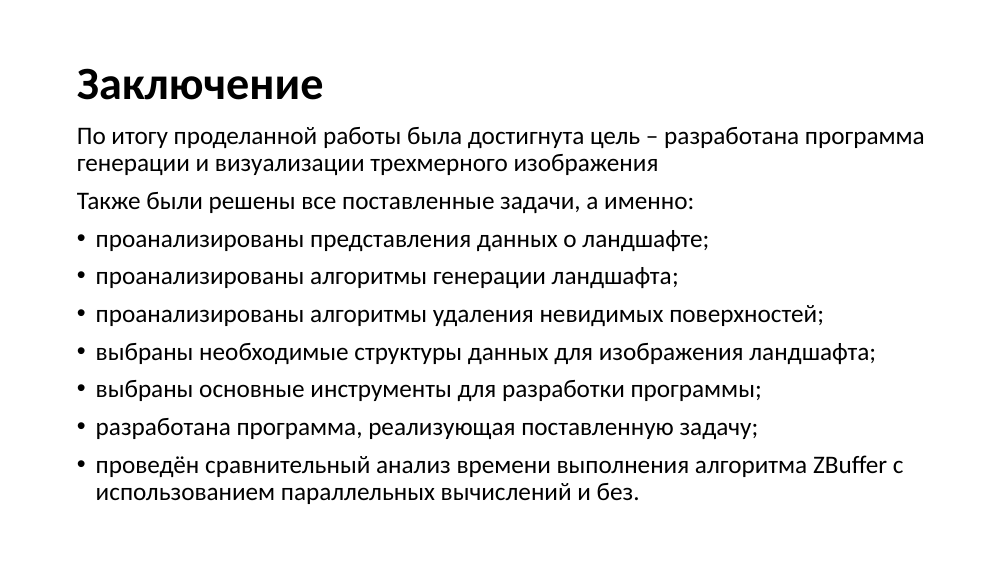
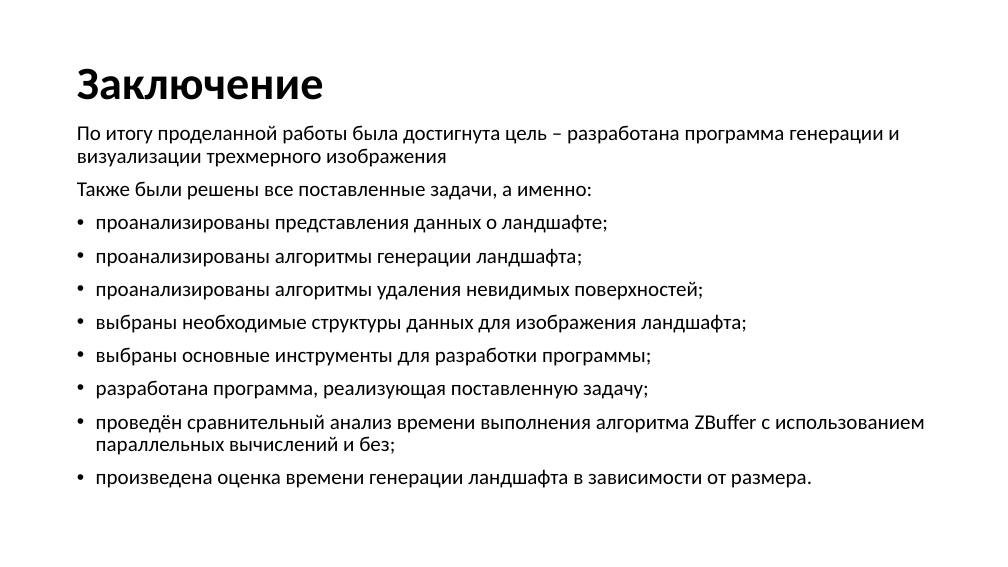
Before and after one commit to Inlucker/LandscapeTest, a slide deck: slide 11 of Presentation/Pronin LandscapeGen.pptx. Drawn at 1008x567 pixels with LibreOffice and Linux fonts; fonts in the diff are those of the drawing. Boxes give left, top, right and bottom in pixels: in the first picture for what was removed or moved away, otherwise in the second. Text is boxed around its words. In the diff, an @@ line names an element or a change of style, - is before the commit and + after.

```diff
--- a/Presentation/Pronin LandscapeGen.pptx
+++ b/Presentation/Pronin LandscapeGen.pptx
@@ text at (77,125,899,399): size 24 to 20 pt in "По итогу проделанной работы была достигнута цель ...", "Также были решены все поставленные задачи, а ...", "проанализированы представления данных о ландшафте;", "проанализированы алгоритмы генерации ландшафта;" and 4 more places @@
@@ text at (96,414,925,488): text changed; size 24 to 20 pt @@
-• проведён сравнительный анализ времени выполнения алгоритма ZBuffer с использованием параллельных вычислений и без.
+• проведён сравнительный анализ времени выполнения алгоритма ZBuffer с использованием параллельных вычислений и без;
+• произведена оценка времени генерации ландшафта в зависимости от размера.
```
Also in this commit, not shown: 1 other slide changed, 5 other files.
